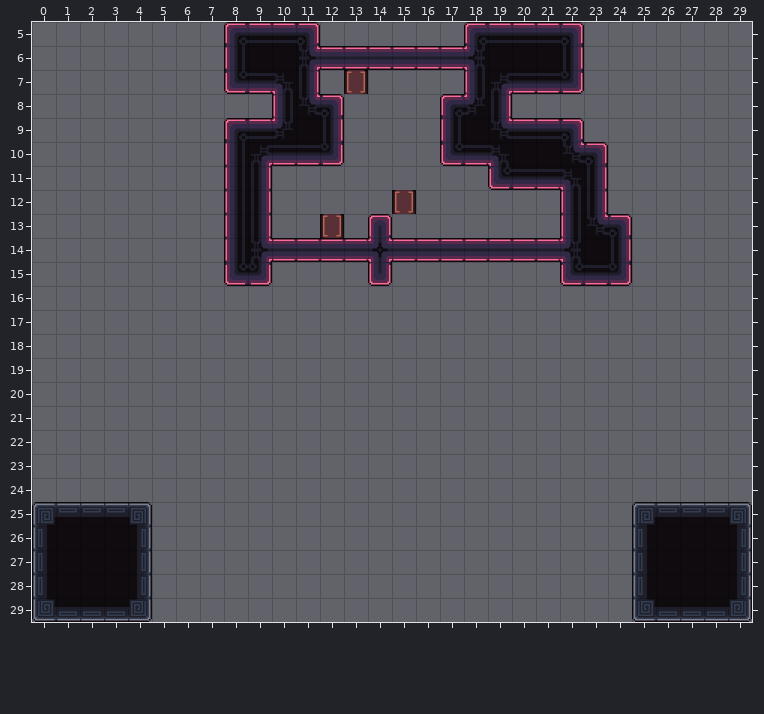
An edit to a level. Tiled map, data/maps/level_3.tmx. Above, as it was before the edit.
Cells are 64x64 px. Shown: x 0..29, y 5..29.
New version:
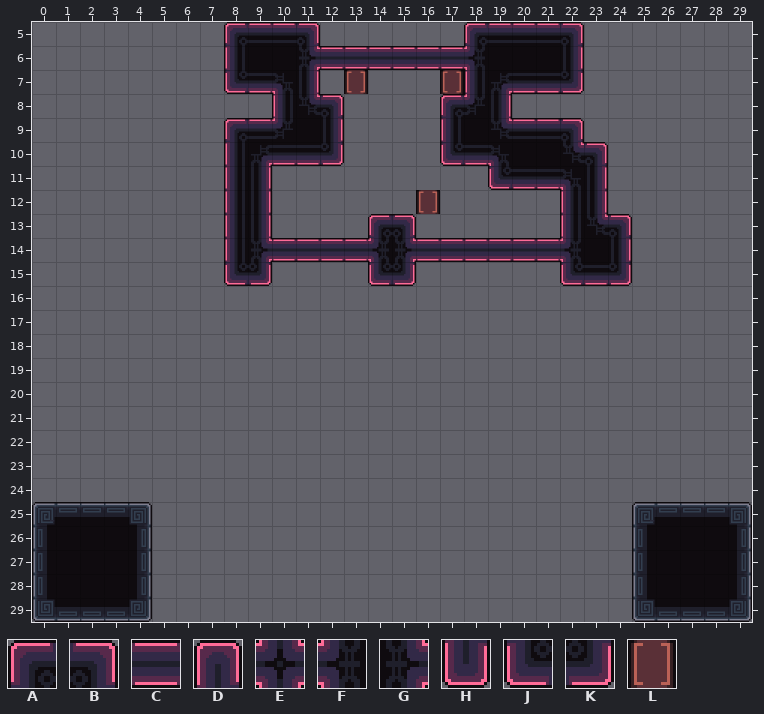
Key: from "tileset_d": A 3, B 8, C 19, D 20, E 24, F 36 flipped on the other diagonal, G 36 turned 270, H 38, J 39, K 44, L 76.
_ is an empty cell, . an unchanged one.
Change:
--- layer "Decoration"
@@ x 17..17 @@
- 7 _
+ 7 L
@@ x 12..16 @@
-12 ...L_
-13 L....
+12 ..._L
+13 _....
--- layer "Main"
@@ x 14..15 @@
-13 D_
-14 EC
-15 H_
+13 AB
+14 FG
+15 JK
Changed places in both pictures, as pixel boxes (x1, y1, x2, y2):
added: (440, 70, 464, 94)
changed: (369, 190, 440, 286)
removed: (320, 214, 344, 238)
